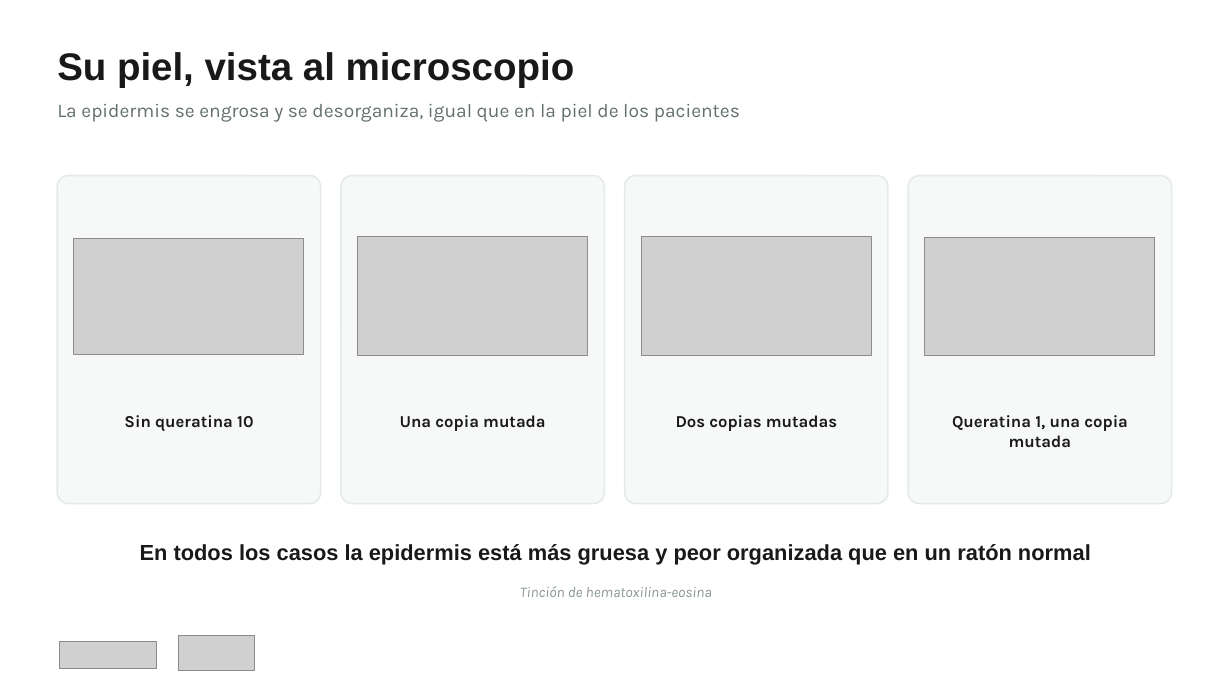
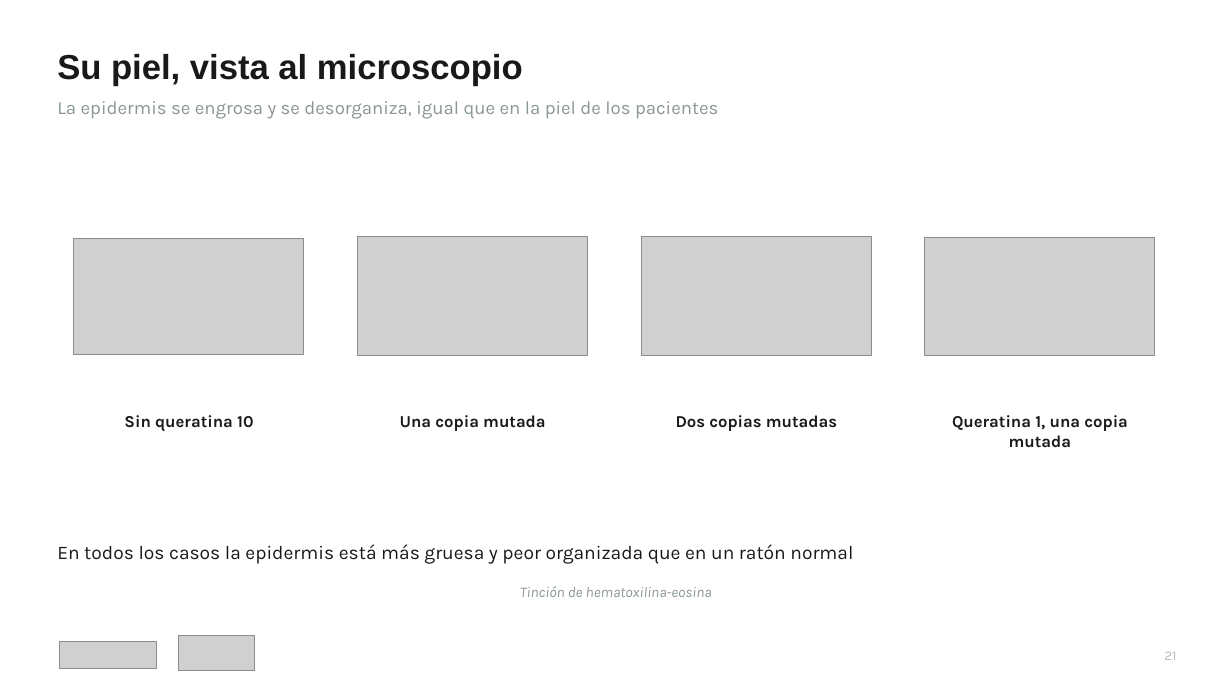
Before and after one commit to mariazubilase-wq/tesis, a slide deck: slide 22 of Ictiosis_epidermolitica_pacientes.pptx. Drawn at 1232x693 pixels with LibreOffice and Linux fonts; fonts in the diff are those of the drawing; grey boxes stand for pictures. Boxes give left, top, right and bottom in pixels: in the first picture for what was removed or moved away, otherwise in the second. Text is boxed around its words. In the diff, an @@ line names an element or a change of style, - is before the commit and + after.

```diff
--- a/Ictiosis_epidermolitica_pacientes.pptx
+++ b/Ictiosis_epidermolitica_pacientes.pptx
@@ text "Su piel, vista al microscopio" at (x1=57, y1=54, x2=523, y2=86): size 30 to 27 pt @@
@@ text "La epidermis se engrosa y ..." at (x1=57, y1=101, x2=718, y2=119): size 15 to 14.5 pt, text colour #63706F to #8A9695 @@
@@ rounded rectangle removed at (x1=57, y1=176, x2=321, y2=504) @@
@@ rounded rectangle removed at (x1=341, y1=176, x2=604, y2=504) @@
@@ rounded rectangle removed at (x1=625, y1=176, x2=888, y2=504) @@
@@ rounded rectangle removed at (x1=909, y1=176, x2=1172, y2=504) @@
@@ text "En todos los casos la ..." at (x1=57, y1=544, x2=853, y2=564): size 17 to 15 pt, font Arial to Karla, bold off; alignment centre to left @@
@@ text added at (x1=1164, y1=651, x2=1176, y2=660), 10.5 pt, text #B5BEBD @@
+21
```
Also in this commit, not shown: 25 other slides changed, 1 other file.
